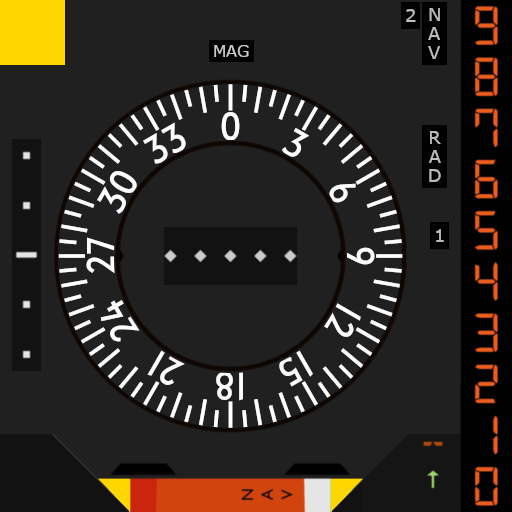
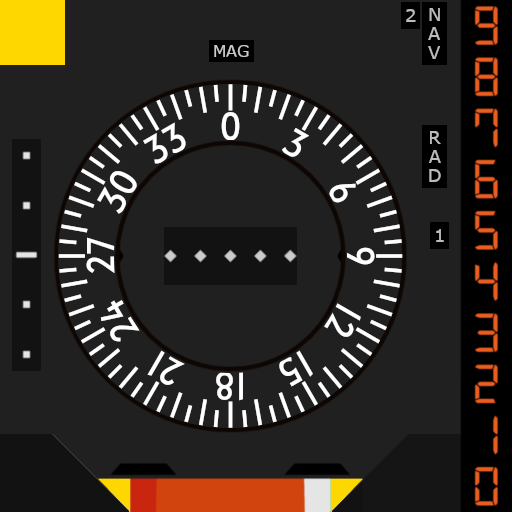
Layer changes from the first 512x512 image to the second:
painted on "hsi.png" over [241, 441, 444, 501]
